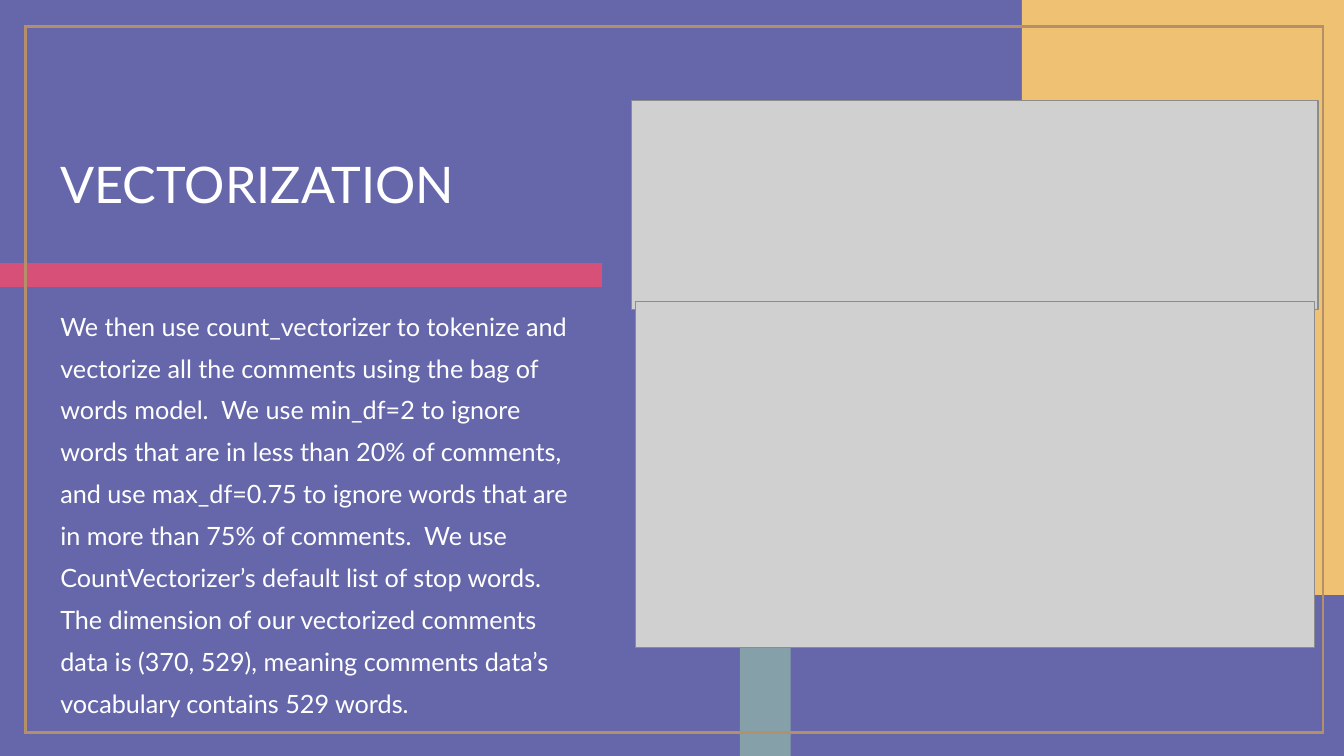
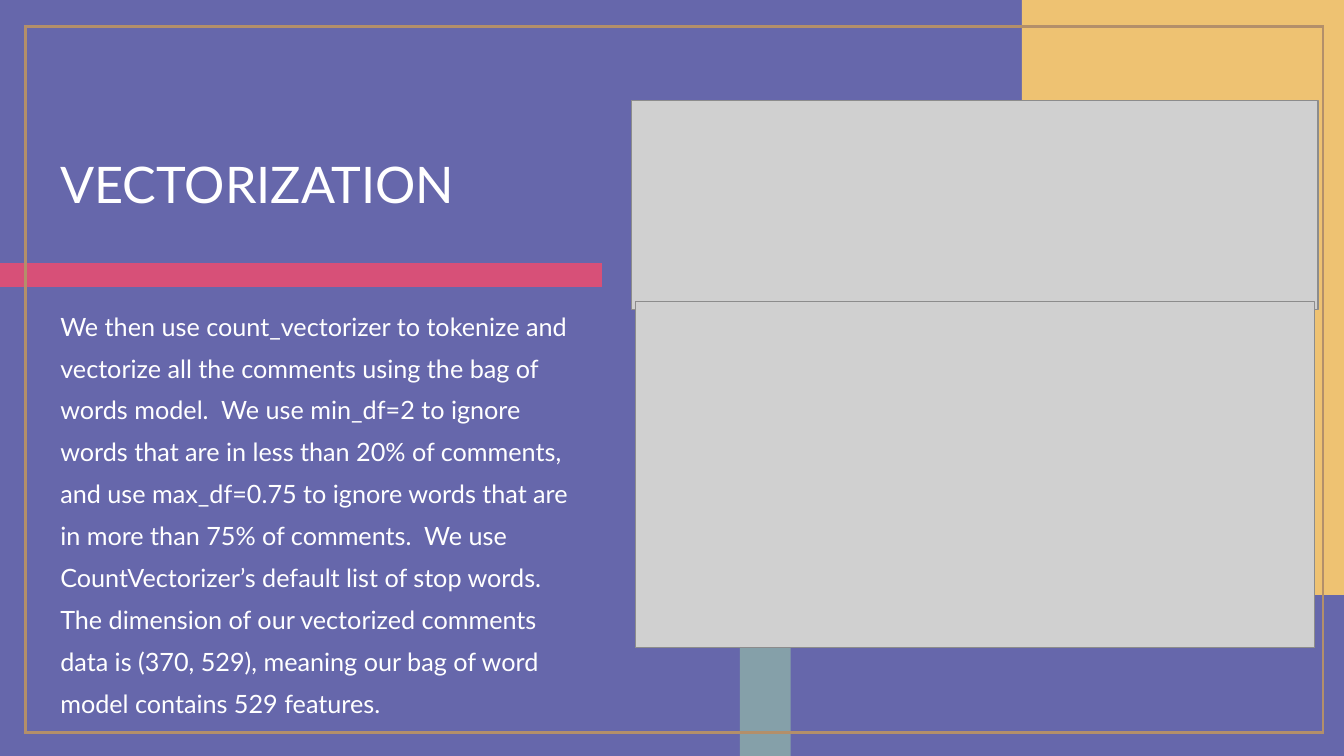
Before and after one commit to esokumamon/NLP, a slide deck: slide 6 of NLP.pptx. Drawn at 1344x756 pixels with LibreOffice and Linux fonts; fonts in the diff are those of the drawing; grey boxes stand for pictures. Boxes give left, top, right and bottom in pixels: in the first picture for what was removed or moved away, otherwise in the second. Text is boxed around its words. In the diff, an @@ line names an element or a change of style, - is before the commit and + after.

```diff
--- a/NLP.pptx
+++ b/NLP.pptx
@@ text at box(60, 317, 567, 713): text changed @@
-We then use count_vectorizer to tokenize and vectorize all the comments using the bag of words model. We use min_df=2 to ignore words that are in less than 20% of comments, and use max_df=0.75 to ignore words that are in more than 75% of comments. We use CountVectorizer’s default list of stop words. The dimension of our vectorized comments data is (370, 529), meaning comments data’s vocabulary contains 529 words.
+We then use count_vectorizer to tokenize and vectorize all the comments using the bag of words model. We use min_df=2 to ignore words that are in less than 20% of comments, and use max_df=0.75 to ignore words that are in more than 75% of comments. We use CountVectorizer’s default list of stop words. The dimension of our vectorized comments data is (370, 529), meaning our bag of word model contains 529 features.
```
Also in this commit, not shown: 1 other file.
